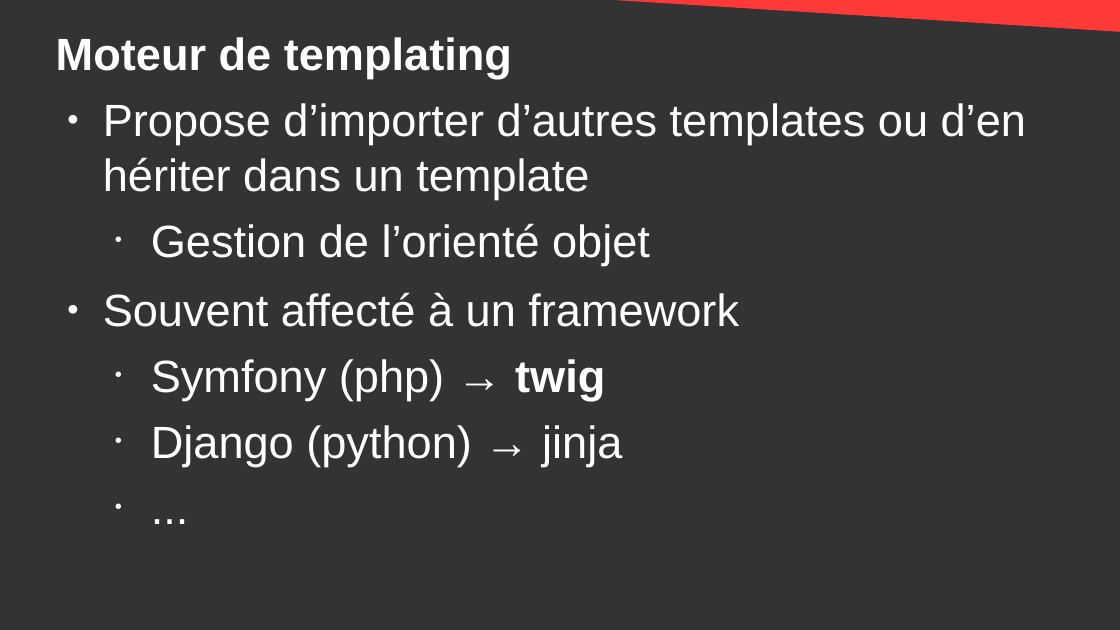
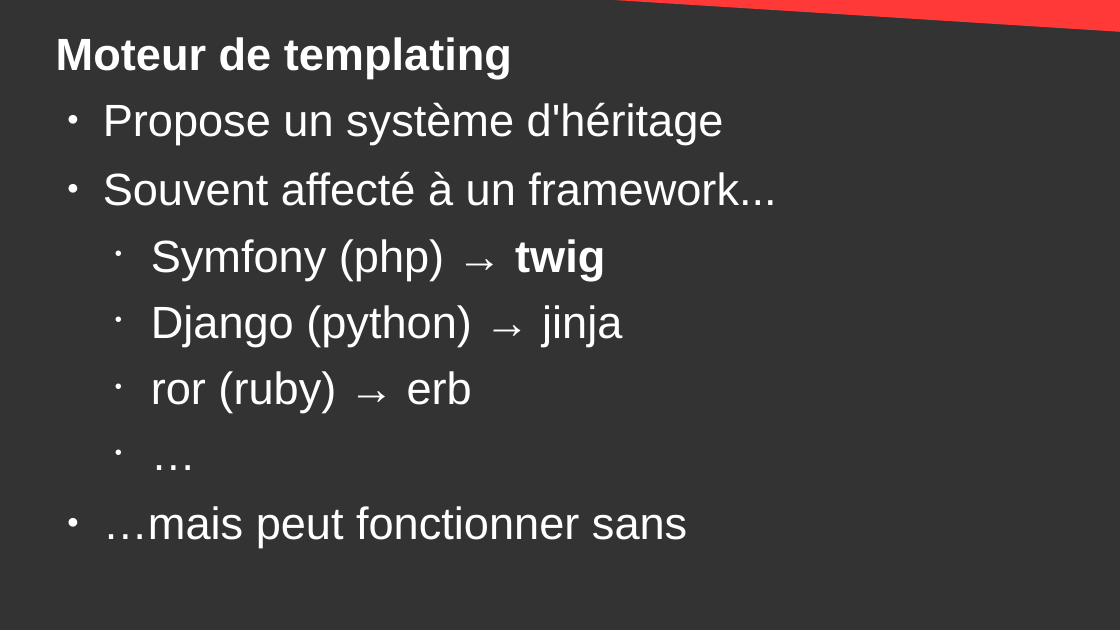
Before and after one commit to DanYellow/cours, a slide deck: slide 24 of developpement-front-s5/travaux-pratiques/numero-4/presentation.odp. Drawn at 1120x630 pixels with LibreOffice and Linux fonts; fonts in the diff are those of the drawing. Boxes give left, top, right and bottom in pixels: in the first picture for what was removed or moved away, otherwise in the second. Text is boxed around its words. In the diff, an @@ line names an element or a change of style, - is before the commit and + after.

```diff
--- a/developpement-front-s5/travaux-pratiques/numero-4/presentation.odp
+++ b/developpement-front-s5/travaux-pratiques/numero-4/presentation.odp
@@ text at (x1=103, y1=102, x2=776, y2=206): text changed @@
-● Propose d’importer d’autres templates ou d’en hériter dans un template
-  • Gestion de l’orienté objet
-● Souvent affecté à un framework
+● Propose un système d'héritage
+● Souvent affecté à un framework...
@@ text at (x1=103, y1=371, x2=687, y2=547): text changed @@
-  • ...
+  • ror (ruby) → erb
+  • …
+● …mais peut fonctionner sans
```
Also in this commit, not shown: 6 other slides changed, 2 slides added, 1 other file.
